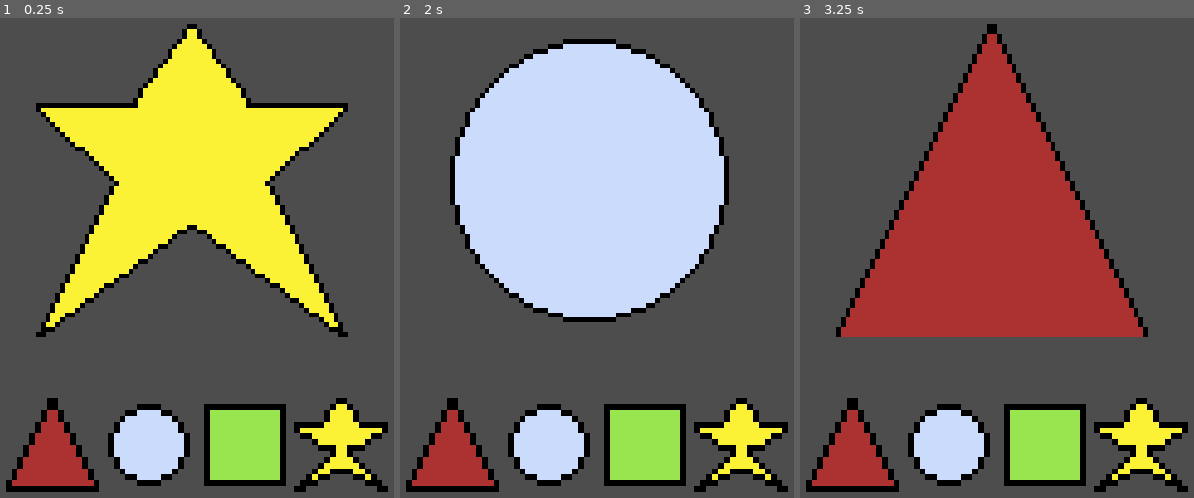
Above: before the commit, frames 1-3 (left to right).
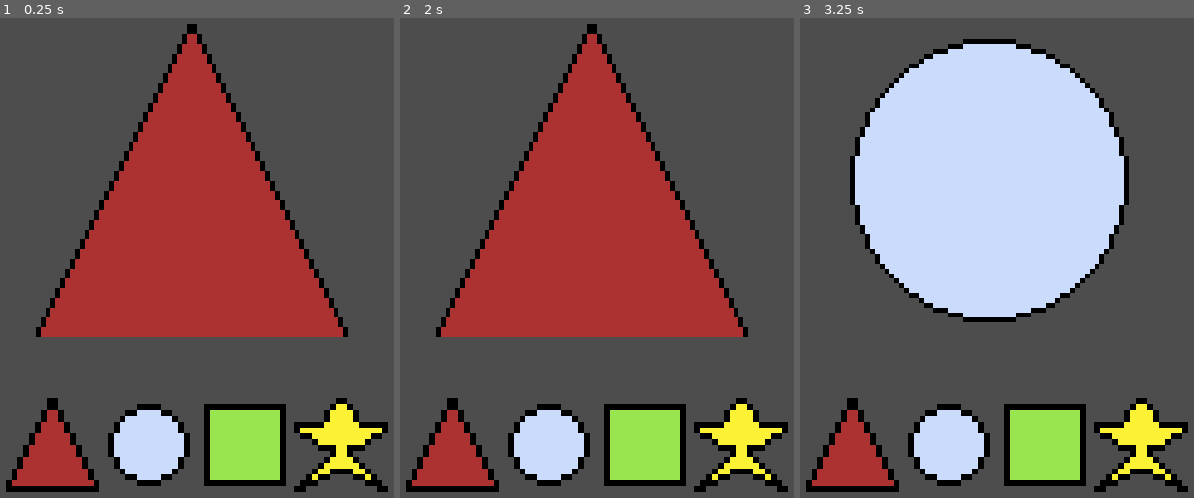
Above: after the commit, the same moments.

Repository: Yenoshome/Shape-Pattern
Game: Godot game, scene res://Scenes/main.tscn
Same seed, same stepped clock (60 frames per second), same inputs: the game is played once before the commit and once after it.
Inputs:
- Up to frame 1 (0.25 s): no input
- Up to frame 2 (2 s): tap Enter at 0.5 s; tap Space at 1.25 s
- Up to frame 3 (3.25 s): tap Enter at 2.75 s

The runs differ from the first frame. In frame 1, 32% of the frame differs, in the area x 9-89%, y 2-67%; in frame 2, 39%, in the area x 9-89%, y 1-67%; in frame 3, 39%.

Commit message:
Added GDScript to script folder

Diff:
--- a/Scenes/main.tscn
+++ b/Scenes/main.tscn
@@ -1,7 +1,7 @@
 [gd_scene load_steps=10 format=3 uid="uid://l3n7uqeyutva"]
 
 [ext_resource type="Texture2D" uid="uid://dva340gly8bne" path="res://Art/Big_Round.png" id="1_gy0c4"]
-[ext_resource type="Script" path="res://main.gd" id="1_jven1"]
+[ext_resource type="Script" path="res://Scripts/main.gd" id="1_jven1"]
 [ext_resource type="Texture2D" uid="uid://dia14sk4bht3v" path="res://Art/Small_Triangle.png" id="2_bscia"]
 [ext_resource type="Texture2D" uid="uid://dbocvwbcumrie" path="res://Art/Small_Round.png" id="3_sqckn"]
 [ext_resource type="Texture2D" uid="uid://de668jh8764kp" path="res://Art/Big_Square.png" id="3_t8ntn"]
--- /dev/null
+++ b/Scripts/main.gd
@@ -0,0 +1,34 @@
+extends Node2D
+
+
+# VARIABLES
+@export var shapes : Array[Texture2D] = []
+var shape_sequence = []
+var current_index = 0
+var is_displaying_sequence = true
+
+# FUNCTIONS
+func _ready():
+	print ("Script is loading!!")
+	randomize()
+	generate_sequence(4)
+	display_next_shape()
+	current_index = 0
+
+func generate_sequence(length):
+	shape_sequence = []
+	for i in range(length):
+		shape_sequence.append(shapes[randi() % shapes.size()])
+
+func display_next_shape():
+	if current_index < shape_sequence.size():
+		$GameUI/BigBox.texture = shape_sequence[current_index]
+		current_index += 1
+		$SequenceTimer.start()
+	else:
+		is_displaying_sequence = false
+		print ("Sequence is complete!! Now waiting for player input")
+
+
+func _on_sequence_timer_timeout():
+	display_next_shape()
